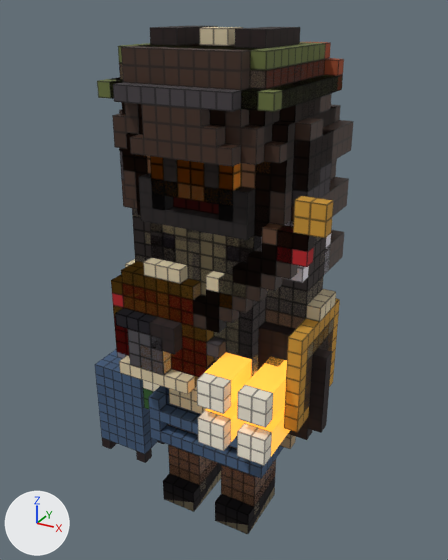
One commit to the glTF model game/assets/chars/parts/parts_tall.glb: the scene before it, then after it.
The view is the same before and after, from a 50 mm camera at (1.01, -1.81, 1.91) aimed at (-0.04, 0.09, 0.95). The axes (+X, +Y, +Z) are drawn at lower left. The lights are the same throughout. The first picture is the older version.

The first picture shows 'bass', 'beard', 'guitar', 'guitar_electric', 'hair_afro', 'hair_quiff', 'hat_bucket', 'hat_fedora', 'hat_flat_cap', 'tray', 'vinyl', 'wheelie_bag' and 48 more.
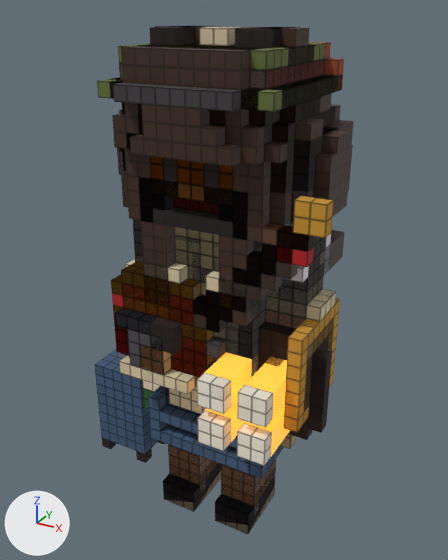
Boxes [x1, y1, x2, y2] around the edits, measured in the pictures (448 x 560 px):
'hair_long_straight', added (brown): after [121, 102, 330, 327]
'hair_pigtails', added: after [117, 127, 353, 217]
'hair_double_bun', added: after [149, 26, 314, 81]

What the commit changed:
Mesh me_hair_pigtails is new.
It has 132 vertices, 192 faces and spans x -0.4..0.4, y -0.2..0.25, z 1.3..1.7.
It uses material mat_hair__hairdarkbrown.
Mesh me_hair_long_straight is new.
It has 159 vertices, 224 faces and spans x -0.3..0.3, y -0.2..0.3, z 0.9..1.7.
It uses material mat_hair__hairdarkbrown.
Mesh me_hair_double_bun is new.
It has 156 vertices, 232 faces and spans x -0.25..0.25, y -0.2..0.25, z 1.35..1.85.
It uses material mat_hair__hairdarkbrown.
Object 'hair_pigtails' (ob_hair_pigtails) is new; it shows me_hair_pigtails.
Its location is (0.0, 0.0, 0.0).
Object 'hair_long_straight' (ob_hair_long_straight) is new; it shows me_hair_long_straight.
Its location is (0.0, 0.0, 0.0).
Object 'hair_double_bun' (ob_hair_double_bun) is new; it shows me_hair_double_bun.
Its location is (0.0, 0.0, 0.0).
